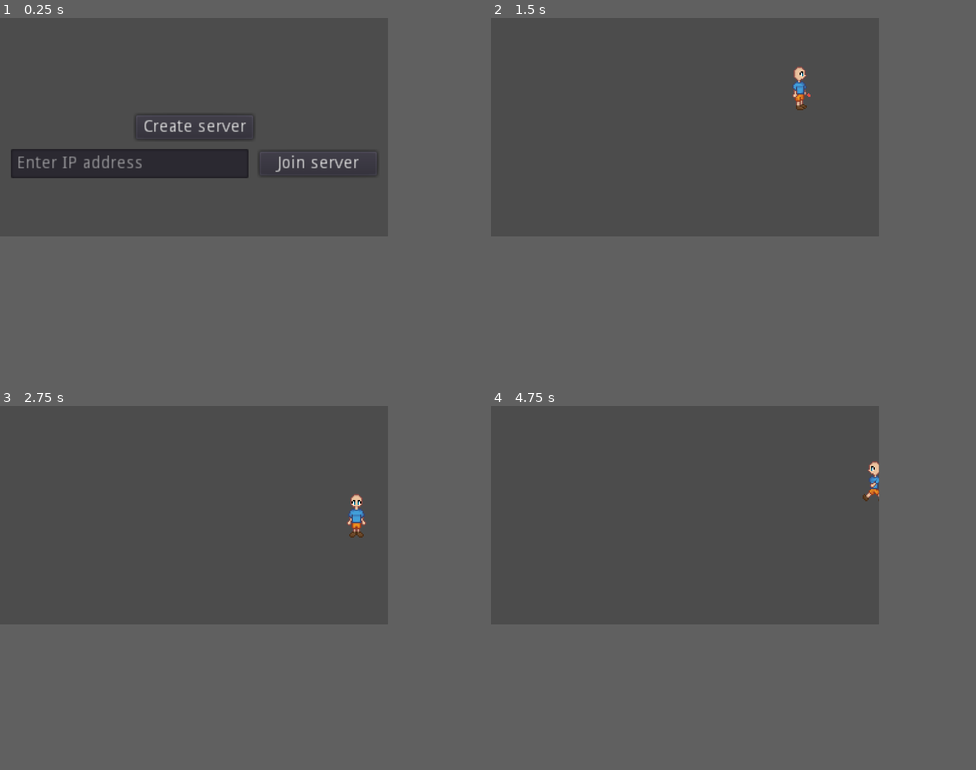
Above: before the commit, frames 1-4 (two rows, left to right).
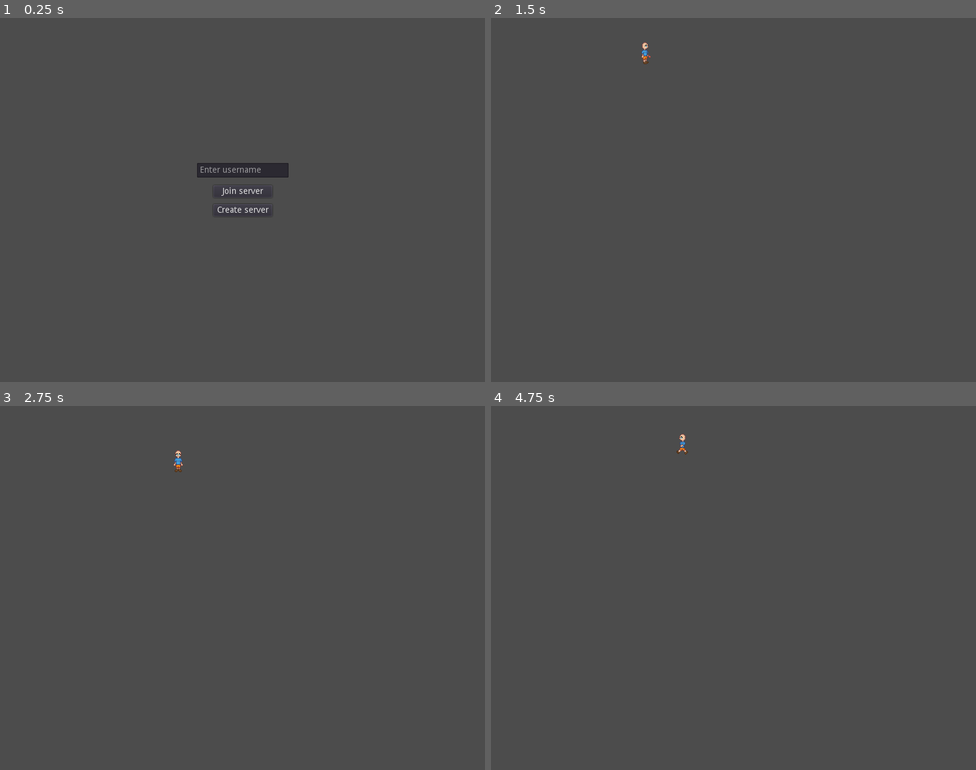
Above: after the commit, the same moments.

Repository: Rinkachirukuki/CityGame
Game: Godot game, scene res://Network/Network_setup.tscn
The game is run twice, just before and just after one commit, with the same random seed, the same clock (stepped at 60 frames per second) and the same inputs.
Inputs:
- Up to frame 1 (0.25 s): no input
- Up to frame 2 (1.5 s): click "Create server" at 0.5 s; tap Enter at 1.25 s; hold Right (ui_right) from 1.28 s (still down); tap Space (attack) at 1.35 s
- Up to frame 3 (2.75 s): release Right (ui_right) at 2.03 s; hold Down (ui_down) from 2.03 s (still down); tap Space (attack) at 2.1 s
- Up to frame 4 (4.75 s): release Down (ui_down) at 2.78 s; hold Right (ui_right) 2.78-3.53 s; tap Space (attack) at 2.85, 3.6, 4.25, 4.35 s; hold Up (ui_up) 3.53-4.28 s; hold Left (ui_left) from 4.28 s (still down)
In our replay, the window is 640x360 before the commit and 800x600 after it. These sizes can differ from the game's own. Grey fills any space a smaller window leaves; there, only what the larger window draws over its background counts as a difference.

The runs differ from the first frame. In frame 1, 4.3% of the frame differs, in the area x 2-78%, y 26-55%; in frame 2, 0.3%; in frame 3, 0.4%; in frame 4, 0.3%.
Error before the commit: Invalid get index '3' (on base: 'Array'). (res://Network/network.gd:18)
Error after the commit: Invalid get index '3' (on base: 'Array'). (res://Network/network.gd:19)

Commit message:
Server browser (visual only)
bug with server searching

Diff:
--- a/Network/Network_setup.gd
+++ b/Network/Network_setup.gd
@@ -3,7 +3,7 @@
 var player = load("res://Player/Player.tscn")
 
 onready var multiplayer_config_ui = $Multiplayer_configure
-onready var server_ip_address = $Multiplayer_configure/le_server_ip_address
+onready var username = $Multiplayer_configure/le_username
 
 onready var device_ip_address = $CanvasLayer/l_Device_ip_address
 
@@ -33,10 +33,12 @@
 
 
 func _on_b_Join_server_pressed():
-	if server_ip_address.text != "":
+	if username.text != "":
+		Network.current_player_username = username.text
 		multiplayer_config_ui.hide()
-		Network.ip_address = server_ip_address.text
-		Network.join_server()
+		username.hide()
+
+		Global.instance_node(load("res://Server_browser/Server_browser.tscn"), self)
 
 func _connected_to_server() -> void:
 	yield(get_tree().create_timer(0.1), "timeout")
--- a/Network/Network_setup.tscn
+++ b/Network/Network_setup.tscn
@@ -23,9 +23,9 @@
 anchor_right = 0.5
 anchor_bottom = 0.5
 margin_left = -48.5
-margin_top = -10.0
+margin_top = 7.0
 margin_right = 48.5
-margin_bottom = 10.0
+margin_bottom = 27.0
 text = "Create server"
 __meta__ = {
 "_edit_use_anchors_": false
@@ -36,25 +36,25 @@
 anchor_top = 0.5
 anchor_right = 0.5
 anchor_bottom = 0.5
-margin_left = 53.5
-margin_top = 20.0
-margin_right = 150.5
-margin_bottom = 40.0
+margin_left = -48.5
+margin_top = -24.0
+margin_right = 48.5
+margin_bottom = -4.0
 text = "Join server"
 __meta__ = {
 "_edit_use_anchors_": false
 }
 
-[node name="le_server_ip_address" type="LineEdit" parent="Multiplayer_configure"]
+[node name="le_username" type="LineEdit" parent="Multiplayer_configure"]
 anchor_left = 0.5
 anchor_top = 0.5
 anchor_right = 0.5
 anchor_bottom = 0.5
-margin_left = -151.0
-margin_top = 18.0
-margin_right = 45.0
-margin_bottom = 42.0
-placeholder_text = "Enter IP address"
+margin_left = -75.0
+margin_top = -61.0
+margin_right = 76.0
+margin_bottom = -37.0
+placeholder_text = "Enter username"
 __meta__ = {
 "_edit_use_anchors_": false
 }
--- a/Network/network.gd
+++ b/Network/network.gd
@@ -8,6 +8,7 @@
 var client = null
 
 var ip_address = ""
+var current_player_username = ""
 
 func _ready() -> void:
 	if OS.get_name() == "Windows":
@@ -28,6 +29,7 @@
 	server = NetworkedMultiplayerENet.new()
 	server.create_server(DEFAULT_PORT,MAX_CLIENTS)
 	get_tree().set_network_peer(server)
+	Global.instance_node(load("res://Server_browser/Server_advertiser.tscn"), get_tree().current_scene)
 
 func join_server() -> void:
 	client = NetworkedMultiplayerENet.new()
--- a/Player/Player.tscn
+++ b/Player/Player.tscn
@@ -2,7 +2,8 @@
 
 [ext_resource path="res://Player/Human.png" type="Texture" id=1]
 [ext_resource path="res://Player/Player.gd" type="Script" id=2]
-[ext_resource path="res://Hitboxes and Hurtboxes/Hitbox.tscn" type="PackedScene" id=3]
+[ext_resource path="res://Hitboxes_and_Hurtboxes/Hitbox.tscn" type="PackedScene" id=3]
+
 
 [sub_resource type="CapsuleShape2D" id=1]
 radius = 5.05945
--- /dev/null
+++ b/Server_browser/Server_advertiser.gd
@@ -0,0 +1,35 @@
+extends Node
+
+export (float) var  broadcast_interval = 1.0
+var server_info = {"name": "LAN Game"}
+
+func _ready():
+	pass # Replace with function body.
+
+var socket_udp
+var broadcast_timer = Timer.new()
+var broadcast_port = Network.DEFAULT_PORT
+
+func _enter_tree():
+	broadcast_timer.wait_time = broadcast_interval
+	broadcast_timer.one_shot = false
+	broadcast_timer.autostart = true
+
+	if get_tree().is_network_server():
+		add_child(broadcast_timer)
+		broadcast_timer.connect("timeout", self, "broadcast")
+
+		socket_udp = PacketPeerUDP.new()
+		socket_udp.set_broadcast_enabled(true)
+		socket_udp.set_dest_address("255.255.255.255", broadcast_port)
+
+func broadcast():
+	server_info.name = Network.current_player_username
+	var packet_message = to_json(server_info)
+	var packet = packet_message.to_ascii()
+	socket_udp.put_packet(packet)
+
+func _exit_tree():
+	broadcast_timer.stop()
+	if socket_udp != null:
+		socket_udp.close()
--- /dev/null
+++ b/Server_browser/Server_advertiser.tscn
@@ -0,0 +1,6 @@
+[gd_scene load_steps=2 format=2]
+
+[ext_resource path="res://Server_browser/Server_advertiser.gd" type="Script" id=1]
+
+[node name="Server_advertiser" type="Node"]
+script = ExtResource( 1 )
--- /dev/null
+++ b/Server_browser/Server_browser.gd
@@ -0,0 +1,46 @@
+extends Control
+
+onready var server_listener = $Server_listener
+onready var server_ip_text_edit = $background_panel/le_Ip_address
+onready var server_container = $background_panel/VBoxContainer
+onready var manual_setup_button = $background_panel/b_Manual_setup
+
+
+func _ready():
+	server_ip_text_edit.hide()
+
+
+func _on_Server_listener_new_server(server_info):
+	var server_node = Global.instance_node(load("res://Server_browser/Server_display.tscn"), server_container)
+	server_node.text = "%s - %s" % [server_info.ip, server_info.name]
+	server_node.ip_address = str(server_info.ip)
+
+
+func _on_Server_listener_remove_server(server_ip):
+	for server_node in server_container.get_children():
+		if server_node.is_in_group("Server_display"):
+			if server_node.ip_address == server_ip:
+				server_node.queue_free()
+				break
+
+
+func _on_b_Manual_setup_pressed():
+	if manual_setup_button.text != "Exit setup":
+		server_ip_text_edit.show()
+		manual_setup_button.text = "Exit setup"
+		server_container.hide()
+		server_ip_text_edit.call_deferred("grab_focus")
+	else:
+		server_ip_text_edit = ""
+		server_ip_text_edit.hide()
+		manual_setup_button.text = "Manual setup"
+		server_container.show()
+
+
+func _on_b_Go_back2_pressed():
+	Network.ip_address = server_ip_text_edit.text
+	hide()
+	Network.join_server()
+
+func _on_b_Go_back_pressed():
+	get_tree().reload_current_scene()
--- /dev/null
+++ b/Server_browser/Server_browser.tscn
@@ -0,0 +1,128 @@
+[gd_scene load_steps=4 format=2]
+
+[ext_resource path="res://Server_browser/Server_listener.tscn" type="PackedScene" id=1]
+[ext_resource path="res://Server_browser/Server_browser.gd" type="Script" id=2]
+
+[sub_resource type="Animation" id=1]
+resource_name = "Searching"
+length = 0.8
+loop = true
+tracks/0/type = "value"
+tracks/0/path = NodePath(".:text")
+tracks/0/interp = 1
+tracks/0/loop_wrap = true
+tracks/0/imported = false
+tracks/0/enabled = true
+tracks/0/keys = {
+"times": PoolRealArray( 0, 0.2, 0.4, 0.6 ),
+"transitions": PoolRealArray( 1, 1, 1, 1 ),
+"update": 1,
+"values": [ "Searching for servers", "Searching for servers.", "Searching for servers..", "Searching for servers..." ]
+}
+
+[node name="Server_browser" type="Control"]
+anchor_right = 1.0
+anchor_bottom = 1.0
+script = ExtResource( 2 )
+__meta__ = {
+"_edit_use_anchors_": false
+}
+
+[node name="background_panel" type="Panel" parent="."]
+anchor_right = 1.0
+anchor_bottom = 1.0
+margin_left = 26.0
+margin_top = 34.0
+margin_right = -26.0
+margin_bottom = -47.0
+__meta__ = {
+"_edit_use_anchors_": false
+}
+
+[node name="b_Go_back" type="Button" parent="background_panel"]
+anchor_left = 1.0
+anchor_top = 1.0
+anchor_right = 1.0
+anchor_bottom = 1.0
+margin_left = -71.7081
+margin_top = -23.1784
+margin_right = -2.70813
+margin_bottom = -3.17838
+text = "Go back"
+__meta__ = {
+"_edit_use_anchors_": false
+}
+
+[node name="b_Manual_setup" type="Button" parent="background_panel"]
+anchor_left = 1.0
+anchor_top = 1.0
+anchor_right = 1.0
+anchor_bottom = 1.0
+margin_left = -177.925
+margin_top = -23.1784
+margin_right = -79.925
+margin_bottom = -3.17834
+text = "Manual setup"
+__meta__ = {
+"_edit_use_anchors_": false
+}
+
+[node name="le_Ip_address" type="LineEdit" parent="background_panel"]
+anchor_right = 1.0
+margin_left = 150.0
+margin_top = 105.0
+margin_right = -151.0
+margin_bottom = 129.0
+placeholder_text = "Enter IP address"
+__meta__ = {
+"_edit_use_anchors_": false
+}
+
+[node name="b_Go_back2" type="Button" parent="background_panel/le_Ip_address"]
+anchor_left = 0.5
+anchor_top = 1.0
+anchor_right = 0.5
+anchor_bottom = 1.0
+margin_left = -83.0
+margin_top = 4.0
+margin_right = 83.0
+margin_bottom = 24.0
+text = "Join"
+__meta__ = {
+"_edit_use_anchors_": false
+}
+
+[node name="VBoxContainer" type="VBoxContainer" parent="background_panel"]
+anchor_right = 1.0
+anchor_bottom = 1.0
+margin_top = 10.0
+margin_bottom = -26.0
+__meta__ = {
+"_edit_use_anchors_": false
+}
+
+[node name="Searching_for_servers" type="Label" parent="background_panel/VBoxContainer"]
+margin_right = 748.0
+margin_bottom = 14.0
+text = "Searching for servers..."
+align = 1
+valign = 1
+
+[node name="AnimationPlayer" type="AnimationPlayer" parent="background_panel/VBoxContainer/Searching_for_servers"]
+anims/Searching = SubResource( 1 )
+
+[node name="Server_browser_label" type="Label" parent="background_panel"]
+anchor_right = 1.0
+margin_top = -15.0
+margin_bottom = -1.0
+text = "Server browser"
+__meta__ = {
+"_edit_use_anchors_": false
+}
+
+[node name="Server_listener" parent="." instance=ExtResource( 1 )]
+[connection signal="pressed" from="background_panel/b_Go_back" to="." method="_on_b_Go_back_pressed"]
+[connection signal="pressed" from="background_panel/b_Manual_setup" to="." method="_on_b_Manual_setup_pressed"]
+[connection signal="pressed" from="background_panel/le_Ip_address/b_Go_back2" to="." method="_on_b_Go_back2_pressed"]
+[connection signal="new_server" from="Server_listener" to="." method="_on_Server_listener_new_server"]
+[connection signal="remove_server" from="Server_listener" to="." method="_on_Server_listener_remove_server"]
--- /dev/null
+++ b/Server_browser/Server_display.tscn
@@ -0,0 +1,30 @@
+[gd_scene load_steps=2 format=2]
+
+[ext_resource path="res://Server_display.gd" type="Script" id=1]
+
+[node name="Server_display" type="Label"]
+anchor_right = 1.0
+margin_right = -99.9999
+margin_bottom = 20.0
+rect_min_size = Vector2( 0, 20 )
+text = "N/A: 000.000.000"
+align = 1
+valign = 1
+script = ExtResource( 1 )
+__meta__ = {
+"_edit_use_anchors_": false
+}
+
+[node name="b_join" type="Button" parent="." groups=[
+"Server_display",
+]]
+anchor_left = 1.0
+anchor_right = 1.0
+anchor_bottom = 1.0
+margin_left = -80.0001
+margin_right = -5.00006
+text = "JOIN"
+__meta__ = {
+"_edit_use_anchors_": false
+}
+[connection signal="pressed" from="b_join" to="." method="_on_b_join_pressed"]
--- /dev/null
+++ b/Server_browser/Server_listener.gd
@@ -0,0 +1,57 @@
+extends Node
+
+signal new_server
+signal remove_server
+
+var clean_up_timer = Timer.new()
+var socket_udp = PacketPeerUDP.new()
+var listen_port = Network.DEFAULT_PORT
+var known_servers = {}
+
+export (int) var server_cleanup_threshold = 5
+
+func _init():
+	clean_up_timer.wait_time = server_cleanup_threshold
+	clean_up_timer.one_shot = false
+	clean_up_timer.autostart = true
+	clean_up_timer.connect("timeout", self, "clean_up")
+	add_child(clean_up_timer)
+
+func _ready():
+	known_servers.clear()
+
+	if socket_udp.listen(listen_port) != OK:
+		print("GameServer LAN service: Error listening on port: " + str(listen_port))
+	else:
+		print("GameServer LAN service: Listening on port: " + str(listen_port))
+
+func _process(delta):
+	if socket_udp.get_available_packet_count() > 0:
+		var server_ip = socket_udp.get_packet_ip()
+		var server_port = socket_udp.get_packet_port()
+		var array_bytes = socket_udp.get_packet()
+
+		if server_ip != '' and server_port > 0:
+			if not known_servers.has(server_ip):
+				var server_message = array_bytes.get_string_from_ascii()
+				var game_info = parse_json(server_message)
+				game_info.ip = server_ip
+				game_info.lastSeen = OS.get_unix_time()
+				known_servers[server_ip] = game_info
+				emit_signal("new_server", game_info)
+				print(socket_udp.get_packet_ip())
+			else:
+				var game_info = known_servers[server_ip]
+				game_info.lastSeen = OS.get_unix_time()
+
+func clean_up():
+	var now = OS.get_unix_time()
+	for server_ip in known_servers:
+		var server_info = known_servers[server_ip]
+		if (now - server_info.lastSeen) > server_cleanup_threshold:
+			known_servers.erase(server_ip)
+			print("Remove old server: %s" % server_ip)
+			emit_signal("remove_server", server_ip)
+
+func _exit_tree():
+	socket_udp.close()
--- /dev/null
+++ b/Server_browser/Server_listener.tscn
@@ -0,0 +1,6 @@
+[gd_scene load_steps=2 format=2]
+
+[ext_resource path="res://Server_browser/Server_listener.gd" type="Script" id=1]
+
+[node name="Server_listener" type="Node"]
+script = ExtResource( 1 )
--- /dev/null
+++ b/Server_display.gd
@@ -0,0 +1,11 @@
+extends Label
+
+var ip_address = ""
+
+func _ready():
+	pass # Replace with function body.
+
+func _on_b_join_pressed():
+	Network.ip_address = ip_address
+	Network.join_server()
+	get_parent().get_parent().queue_free()
--- a/World/Grass.tscn
+++ b/World/Grass.tscn
@@ -2,7 +2,8 @@
 
 [ext_resource path="res://World/Grass.png" type="Texture" id=1]
 [ext_resource path="res://World/Grass.gd" type="Script" id=2]
-[ext_resource path="res://Hitboxes and Hurtboxes/Hurtbox.tscn" type="PackedScene" id=3]
+[ext_resource path="res://Hitboxes_and_Hurtboxes/Hurtbox.tscn" type="PackedScene" id=3]
+
 
 [sub_resource type="RectangleShape2D" id=1]
 extents = Vector2( 6.693, 6.91443 )
--- a/project.godot
+++ b/project.godot
@@ -26,10 +26,9 @@
 
 [display]
 
-window/size/width=320
-window/size/height=180
-window/size/test_width=1280
-window/size/test_height=720
+window/size/width=800
+window/size/test_width=800
+window/size/test_height=600
 window/stretch/mode="2d"
 window/stretch/aspect="keep"
 
Renamed: Hitboxes and Hurtboxes/Hitbox.tscn -> Hitboxes_and_Hurtboxes/Hitbox.tscn
Renamed: Hitboxes and Hurtboxes/Hurtbox.tscn -> Hitboxes_and_Hurtboxes/Hurtbox.tscn
